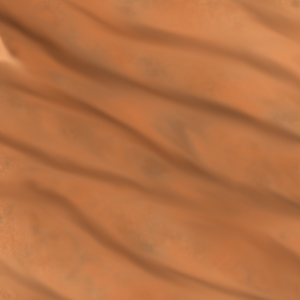
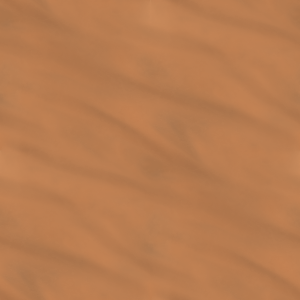
The second 300x300 image is a revision of the first. Changes to its layers:
painted on "Texture" over [0,0,300,300]
